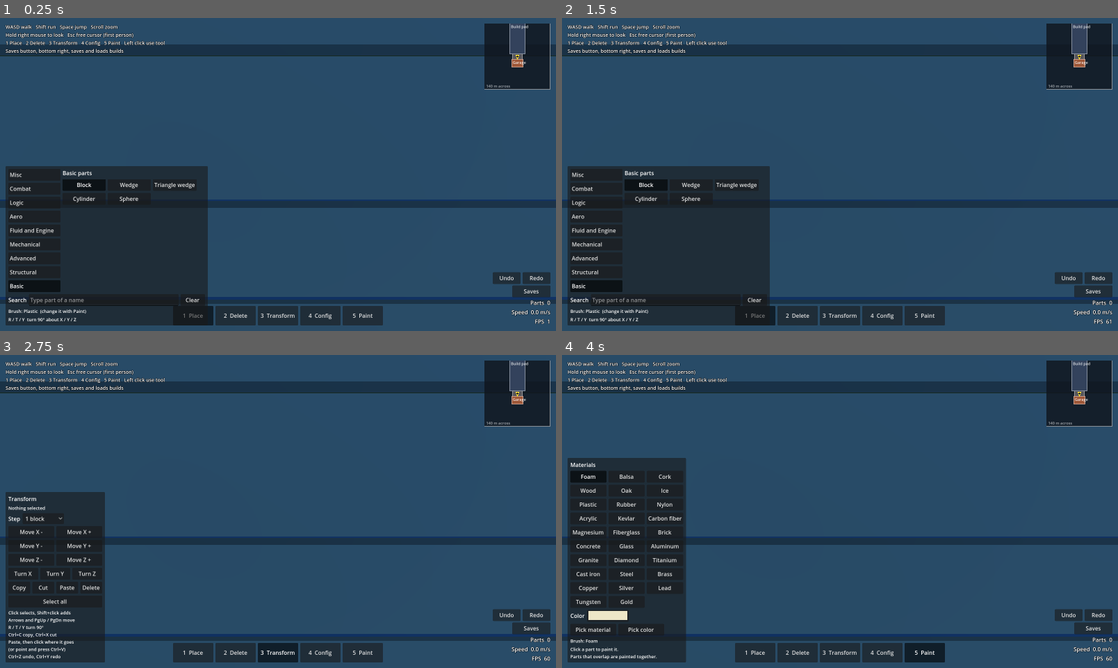
Above: before the commit, frames 1-4 (two rows, left to right).
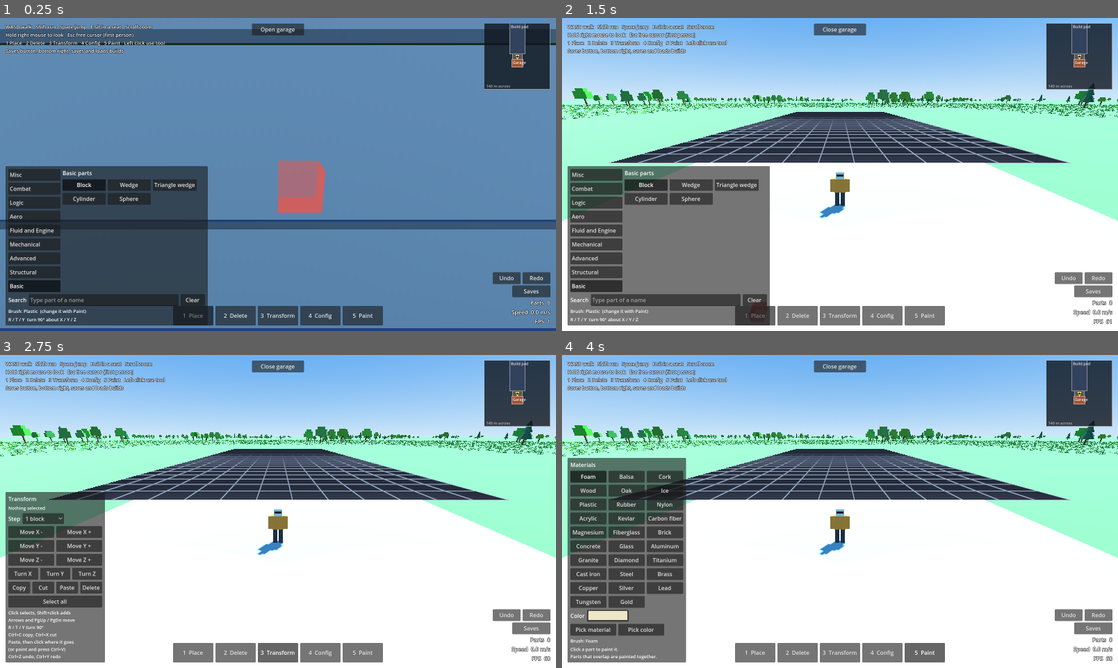
Above: after the commit, the same moments.

Repository: kinglinklink/Ideal-world
Game: Godot game, scene res://scenes/main.tscn
The game is run twice, just before and just after one commit, with the same random seed, the same clock (stepped at 60 frames per second) and the same inputs.
Inputs (mouse positions are in pixels of both pictures, inside the frame that each line leads up to):
- Up to frame 1 (0.25 s): no input
- Up to frame 2 (1.5 s): click (840, 30) at 0.5 s, where only the run after the commit has a clickable "Open garage"; click "1 Place" at 1.25 s
- Up to frame 3 (2.75 s): click "3 Transform" at 2 s
- Up to frame 4 (4 s): click "5 Paint" at 2.75 s; click "Foam" at 3.5 s

The runs differ from the first frame. In frame 1, 83% of the frame differs, in the area x 0-100%, y 0-100%; in frame 2, 97%; in frame 3, 97%; in frame 4, 96%.

Commit message:
Add sitting in seats and a button that opens the garage
- Seats: press E near a seat to sit in it; Space or E stands up again.
  The character sits on the cushion facing the way the seat faces, stays
  on the seat if it is moved, and stands up on top of the seat or beside
  it, wherever there is room. A prompt above the tool bar says when a
  seat is in reach.
- Garage: now a hollow building with walls, a roof, a floor and two
  lamps. The Open garage button at the top of the screen removes the
  door and its collision, and puts them back. No animation yet.

Co-Authored-By: Claude Fable 5.2 <noreply@anthropic.com>
Claude-Session: https://claude.ai/code/session_01FW2uxxz5D9zjM2SWGtZ9h4

Diff:
--- a/scripts/build_controller.gd
+++ b/scripts/build_controller.gd
@@ -14,6 +14,7 @@
 const BuildGrid = preload("res://scripts/build_grid.gd")
 const PartSettings = preload("res://scripts/part_settings.gd")
 const PartPorts = preload("res://scripts/part_ports.gd")
+const Player = preload("res://scripts/player.gd")
 
 enum Tool { PLACE, DELETE, TRANSFORM, CONFIG, PAINT }
 
@@ -21,6 +22,8 @@
 const REACH := 400.0         # metres the tools can reach from the camera
 const AIM_EVERY_TICKS := 4   # the aim ray runs at 60 Hz, a quarter of the physics rate
 const PASTE_PREVIEW_LIMIT := 200   # most parts drawn in the paste preview
+const SEAT_REACH := 2.5        # metres from the character to a seat it can sit in
+const SEAT_EVERY_TICKS := 16   # the search for a seat within reach runs at 15 Hz
 
 const PREVIEW_OK := Color(0.35, 0.75, 1.0, 0.45)
 const PREVIEW_BLOCKED := Color(1.0, 0.25, 0.2, 0.45)
@@ -45,9 +48,12 @@
 var paste_armed := false       # the next click in the Transform tool pastes the clipboard
 var link_input: String = ""    # Config: the input waiting for the user to click a source part
 var link_source_uid := 0       # Config: the source part clicked, waiting for an output choice
+var seat_uid := 0              # the seat the character is sitting in, 0 for none
+var near_seat_uid := 0         # the nearest seat within reach, 0 for none
 
 var _clipboard: Array = []     # records whose "pos" is relative to an anchor cell centre
 var _tick := 0
+var _seat_request := false     # E was pressed; acted on in the next physics tick
 var _hit_uid := 0              # part under the cursor, 0 for none
 var _has_target := false       # the cursor is on some surface
 var _target_cell := Vector3i.ZERO
@@ -166,6 +172,13 @@
 		link_input = ""
 		link_source_uid = 0
 		selection_changed.emit()
+	if seat_uid != 0:
+		if grid.has_part(seat_uid):
+			# The seat may have been moved, turned or resized: stay on it.
+			var place: Array = _seat_place(grid.get_part(seat_uid))
+			player.hold_seat(place[0], place[1])
+		else:
+			_leave_seat()
 	_refresh_markers()
 
 
@@ -222,6 +235,8 @@
 		_on_rotate_key(Vector3(0.0, 1.0, 0.0))
 	elif code == KEY_Y:
 		_on_rotate_key(Vector3(0.0, 0.0, 1.0))
+	elif code == KEY_E:
+		_seat_request = true
 	elif current_tool == Tool.TRANSFORM:
 		if code == KEY_DELETE or code == KEY_BACKSPACE:
 			delete_selection()
@@ -667,10 +682,111 @@
 	return _apply(updates)
 
 
+# --- Seats -------------------------------------------------------------------
+
+## The line the interface shows about sitting, or "" for nothing to say.
+func seat_prompt() -> String:
+	if seat_uid != 0:
+		return "Space to stand up"
+	if near_seat_uid != 0:
+		return "E to sit"
+	return ""
+
+
+## Sits down and stands up when asked, and keeps track of the seat in reach.
+func _update_seat() -> void:
+	if grid == null or player == null:
+		return
+	if seat_uid != 0:
+		var typing: bool = get_viewport().gui_get_focus_owner() != null
+		if _seat_request or (Input.is_physical_key_pressed(KEY_SPACE) and not typing):
+			_leave_seat()
+		_seat_request = false
+		return
+	if _seat_request or _tick % SEAT_EVERY_TICKS == 0:
+		var chest: Vector3 = player.global_position + Vector3(0.0, Player.BODY_HEIGHT * 0.5, 0.0)
+		var local_chest: Vector3 = grid.global_transform.affine_inverse() * chest
+		near_seat_uid = grid.nearest_of_type("seat", local_chest, SEAT_REACH)
+	if _seat_request:
+		_seat_request = false
+		if near_seat_uid == 0:
+			_say("There is no seat within reach.")
+			return
+		var place: Array = _seat_place(grid.get_part(near_seat_uid))
+		seat_uid = near_seat_uid
+		near_seat_uid = 0
+		player.sit(place[0], place[1])
+
+
+## Where a seat puts its sitter: [the world point on top of the cushion,
+## the heading the seat faces]. A seat faces along its own -Z.
+func _seat_place(record: Dictionary) -> Array:
+	var rot: Basis = record["rot"]
+	var size_units: Vector3i = record["size"]
+	var size_m: Vector3 = Units.to_metres(size_units)
+	var centre: Vector3 = Vector3(record["pos"] as Vector3i) * Units.UNIT
+	# These match the seat model: the cushion top is 0.15 of the height below
+	# the middle, and the cushion sits a little forward of the backrest.
+	var cushion: Vector3 = centre + rot * Vector3(0.0, -0.15 * size_m.y, 0.05 * size_m.z)
+	var to_world: Transform3D = grid.global_transform
+	var forward: Vector3 = to_world.basis * (rot * Vector3(0.0, 0.0, -1.0))
+	var heading: float = player.get_heading()   # kept if the seat faces straight up or down
+	if Vector2(forward.x, forward.z).length() > 0.5:
+		heading = atan2(-forward.x, -forward.z)
+	return [to_world * cushion, heading]
+
+
+func _leave_seat() -> void:
+	# If the seat is gone, simply stand where the character was sitting.
+	var exit_point: Vector3 = player.global_position + Vector3(0.0, Player.HIP_HEIGHT, 0.0)
+	if grid.has_part(seat_uid):
+		exit_point = _seat_exit(grid.get_part(seat_uid))
+	seat_uid = 0
+	player.stand_up(exit_point)
+
+
+## Where the character's feet go on standing up: on top of the seat if there
+## is head room, otherwise beside it, trying the front first.
+func _seat_exit(record: Dictionary) -> Vector3:
+	var bounds: AABB = BuildGrid.bounds_of(record)
+	var centre: Vector3 = bounds.get_center()
+	var half: Vector3 = bounds.size * 0.5
+	var forward: Vector3 = (record["rot"] as Basis) * Vector3(0.0, 0.0, -1.0)
+	if absf(forward.y) > 0.5:
+		forward = Vector3(0.0, 0.0, -1.0)
+	var right: Vector3 = forward.cross(Vector3.UP)
+	var top: Vector3 = centre + Vector3(0.0, half.y, 0.0)
+	var spots: Array = [top]
+	for direction in [forward, right, -right, -forward]:
+		var way: Vector3 = direction
+		var clearance: float = absf(way.x) * half.x + absf(way.z) * half.z + Player.BODY_RADIUS + 0.05
+		spots.append(centre + way * clearance - Vector3(0.0, half.y, 0.0))
+	var to_world: Transform3D = grid.global_transform
+	for spot in spots:
+		var local_spot: Vector3 = spot
+		var feet: Vector3 = to_world * local_spot
+		if _has_standing_room(feet):
+			return feet
+	return to_world * top
+
+
+## True if the character's body fits with its feet at the given world point.
+func _has_standing_room(feet: Vector3) -> bool:
+	var body := CylinderShape3D.new()
+	body.radius = Player.BODY_RADIUS * 0.95
+	body.height = Player.BODY_HEIGHT - 0.06
+	var query := PhysicsShapeQueryParameters3D.new()
+	query.shape = body
+	query.transform = Transform3D(Basis.IDENTITY, feet + Vector3(0.0, Player.BODY_HEIGHT * 0.5 + 0.03, 0.0))
+	query.exclude = [player.get_rid()]
+	return get_world_3d().direct_space_state.intersect_shape(query, 1).is_empty()
+
+
 # --- Aiming and markers ------------------------------------------------------
 
 func _physics_process(_delta: float) -> void:
 	_tick += 1
+	_update_seat()
 	if _tick % AIM_EVERY_TICKS != 0:
 		return
 	_update_target()
--- a/scripts/build_grid.gd
+++ b/scripts/build_grid.gd
@@ -106,6 +106,22 @@
 
 func get_node_for(uid: int) -> Node3D:
 	return _nodes.get(uid, null)
+
+
+## The nearest part of one kind whose centre lies within `reach` metres of a
+## point given in this node's local space. Returns its uid, or 0 for none.
+func nearest_of_type(type: String, local_point: Vector3, reach: float) -> int:
+	var best := 0
+	var best_distance := reach
+	for uid in _parts:
+		var record: Dictionary = _parts[uid]
+		if record["type"] != type:
+			continue
+		var distance := bounds_of(record).get_center().distance_to(local_point)
+		if distance < best_distance:
+			best = uid
+			best_distance = distance
+	return best
 
 
 ## Every link that reads from the given part, as [consumer uid, input id, output id].
--- a/scripts/hud.gd
+++ b/scripts/hud.gd
@@ -15,6 +15,8 @@
 const SNAP_STOPS := [1.0, 0.5, 0.25, 0.1, 0.05, 0.025, 0.01, 0.005]   # in cells
 const AXIS_NAMES := ["X", "Y", "Z"]
 const MESSAGE_SECONDS := 3.5
+
+signal garage_button_pressed
 
 var controller: Node = null          # build_controller.gd
 var grid: Node = null                # build_grid.gd
@@ -62,6 +64,8 @@
 var _signals_scroll: ScrollContainer
 var _signals_box: VBoxContainer
 var _minimap: Control
+var _garage_button: Button
+var _seat_label: Label
 
 
 func setup(p_controller: Node, p_grid: Node, p_player: CharacterBody3D) -> void:
@@ -84,6 +88,12 @@
 	_minimap.features = features
 
 
+## Tells the interface whether the garage door is open, so the button at the
+## top of the screen offers the opposite.
+func set_garage_open(open: bool) -> void:
+	_garage_button.text = "Close garage" if open else "Open garage"
+
+
 ## Where the trees stand, as (x, z) points, for the mini map to dot in.
 func set_map_trees(spots: PackedVector2Array) -> void:
 	_minimap.tree_spots = spots
@@ -148,7 +158,7 @@
 
 	# Help text, top left.
 	var help := _outlined(_label(
-			"WASD walk   Shift run   Space jump   Scroll zoom\n"
+			"WASD walk   Shift run   Space jump   E sit in a seat   Scroll zoom\n"
 			+ "Hold right mouse to look   Esc free cursor (first person)\n"
 			+ "1 Place   2 Delete   3 Transform   4 Config   5 Paint   Left click use tool\n"
 			+ "Saves button, bottom right, saves and loads builds", 14))
@@ -156,12 +166,20 @@
 	help.size_flags_vertical = Control.SIZE_SHRINK_BEGIN
 	root.add_child(help)
 
-	# Messages from the tools, top centre.
+	# Top centre: the garage button, with messages from the tools under it.
+	var top := _column()
+	top.size_flags_horizontal = Control.SIZE_SHRINK_CENTER
+	top.size_flags_vertical = Control.SIZE_SHRINK_BEGIN
+	top.mouse_filter = Control.MOUSE_FILTER_IGNORE
+	root.add_child(top)
+	_garage_button = _button("Open garage", 150.0)
+	_garage_button.size_flags_horizontal = Control.SIZE_SHRINK_CENTER
+	_garage_button.pressed.connect(_on_garage_button)
+	top.add_child(_garage_button)
 	_message_label = _outlined(_label("", 18))
-	_message_label.size_flags_horizontal = Control.SIZE_SHRINK_CENTER
-	_message_label.size_flags_vertical = Control.SIZE_SHRINK_BEGIN
+	_message_label.horizontal_alignment = HORIZONTAL_ALIGNMENT_CENTER
 	_message_label.add_theme_color_override("font_color", Color(1.0, 0.85, 0.4))
-	root.add_child(_message_label)
+	top.add_child(_message_label)
 
 	# Crosshair, screen centre, shown while the mouse is captured.
 	_crosshair = _label("+", 22)
@@ -169,12 +187,19 @@
 	_crosshair.size_flags_vertical = Control.SIZE_SHRINK_CENTER
 	root.add_child(_crosshair)
 
-	# Tool bar, bottom centre.
+	# Bottom centre: the tool bar, with a line above it for the seat prompt.
+	var bottom := _column()
+	bottom.size_flags_horizontal = Control.SIZE_SHRINK_CENTER
+	bottom.size_flags_vertical = Control.SIZE_SHRINK_END
+	bottom.mouse_filter = Control.MOUSE_FILTER_IGNORE
+	root.add_child(bottom)
+	_seat_label = _outlined(_label("", 18))
+	_seat_label.horizontal_alignment = HORIZONTAL_ALIGNMENT_CENTER
+	bottom.add_child(_seat_label)
 	var toolbar := _row()
 	toolbar.size_flags_horizontal = Control.SIZE_SHRINK_CENTER
-	toolbar.size_flags_vertical = Control.SIZE_SHRINK_END
 	toolbar.mouse_filter = Control.MOUSE_FILTER_IGNORE
-	root.add_child(toolbar)
+	bottom.add_child(toolbar)
 	var tool_names: Array = BuildController.TOOL_NAMES
 	for index in tool_names.size():
 		var tool_button := _button("%d  %s" % [index + 1, tool_names[index]], 116.0, true)
@@ -937,6 +962,7 @@
 	_fps_label.text = "FPS  %d" % int(Engine.get_frames_per_second())
 	_speed_label.text = "Speed  %.1f m/s" % player.velocity.length()
 	_crosshair.visible = Input.mouse_mode == Input.MOUSE_MODE_CAPTURED
+	_seat_label.text = controller.seat_prompt()
 	if _message_time > 0.0:
 		_message_time -= delta
 		if _message_time <= 0.0:
@@ -1025,6 +1051,10 @@
 	var accepted: bool = controller.set_config_size(axis, value)
 	if not accepted:
 		_refresh()   # put the old number back
+
+
+func _on_garage_button() -> void:
+	garage_button_pressed.emit()
 
 
 func _on_message(text: String) -> void:
--- a/scripts/main.gd
+++ b/scripts/main.gd
@@ -18,10 +18,16 @@
 const GARAGE_SIZE := Vector3(24.0, 7.0, 16.0)   # width, height, depth in metres
 const GARAGE_GAP := 12.0                        # from the garage door to the pad
 const DOOR_SIZE := Vector2(16.0, 5.5)           # width, height in metres
+const WALL_THICKNESS := 0.4
 
 # Plants keep clear of the pad and garage by these distances, in metres.
 const GRASS_MARGIN := 45.0
 const TREE_MARGIN := 80.0
+
+var _garage_door: StaticBody3D
+var _garage_door_collider: CollisionShape3D
+var _garage_open := false
+var _hud: CanvasLayer
 
 
 func _ready() -> void:
@@ -63,6 +69,8 @@
 	hud.setup(controller, grid, player)
 	hud.set_map_features(map_features)
 	hud.set_map_trees(scenery.tree_spots)
+	_hud = hud
+	hud.connect("garage_button_pressed", _on_garage_button)
 
 
 func _make_sky_and_sun() -> void:
@@ -134,10 +142,26 @@
 	parent.add_child(mesh_instance)
 
 
-## The garage: a closed building with a large sectional door facing the pad,
+## A wall section: something to see and something to walk into.
+func _wall(body: StaticBody3D, size: Vector3, at: Vector3, color: Color) -> CollisionShape3D:
+	_solid(body, size, at, color)
+	var shape := BoxShape3D.new()
+	shape.size = size
+	var collider := CollisionShape3D.new()
+	collider.shape = shape
+	collider.position = at
+	body.add_child(collider)
+	return collider
+
+
+## The garage: a hollow building with a large sectional door facing the pad,
 ## and a concrete apron between the two. Returns its footprints for the map.
 func _make_garage(pad_size: Vector3) -> Array:
-	var half_depth := GARAGE_SIZE.z * 0.5
+	var width := GARAGE_SIZE.x
+	var height := GARAGE_SIZE.y
+	var depth := GARAGE_SIZE.z
+	var half_depth := depth * 0.5
+	var thick := WALL_THICKNESS
 	var centre := Vector3(pad_size.x * 0.5, 0.0, -GARAGE_GAP - half_depth)
 
 	var garage := StaticBody3D.new()
@@ -145,33 +169,54 @@
 	garage.position = centre
 	add_child(garage)
 
-	# One solid box to walk into. The garage stays shut for now.
-	var shape := BoxShape3D.new()
-	shape.size = GARAGE_SIZE
-	var collider := CollisionShape3D.new()
-	collider.shape = shape
-	collider.position = Vector3(0.0, GARAGE_SIZE.y * 0.5, 0.0)
-	garage.add_child(collider)
-
 	var wall := Color(0.74, 0.78, 0.84)
 	var roof := Color(0.86, 0.42, 0.24)
 	var trim := Color(0.94, 0.95, 0.97)
-	var door := Color(0.32, 0.36, 0.42)
+	var door_color := Color(0.32, 0.36, 0.42)
 	var seam := Color(0.20, 0.23, 0.28)
-
-	_solid(garage, GARAGE_SIZE, Vector3(0.0, GARAGE_SIZE.y * 0.5, 0.0), wall)
-	_solid(garage, Vector3(GARAGE_SIZE.x + 1.0, 0.5, GARAGE_SIZE.z + 1.0),
-			Vector3(0.0, GARAGE_SIZE.y + 0.25, 0.0), roof)
-
-	# The door, on the wall that faces the pad (+Z).
-	var front := half_depth
-	_solid(garage, Vector3(DOOR_SIZE.x, DOOR_SIZE.y, 0.2), Vector3(0.0, DOOR_SIZE.y * 0.5, front + 0.1), door)
+	var front := half_depth - thick * 0.5   # the middle of the front wall, in Z
+
+	# Back and side walls, and the roof.
+	_wall(garage, Vector3(width, height, thick), Vector3(0.0, height * 0.5, -half_depth + thick * 0.5), wall)
+	_wall(garage, Vector3(thick, height, depth), Vector3(-width * 0.5 + thick * 0.5, height * 0.5, 0.0), wall)
+	_wall(garage, Vector3(thick, height, depth), Vector3(width * 0.5 - thick * 0.5, height * 0.5, 0.0), wall)
+	_wall(garage, Vector3(width + 1.0, 0.5, depth + 1.0), Vector3(0.0, height + 0.25, 0.0), roof)
+
+	# The front wall, built around the door opening.
+	var side_width := (width - DOOR_SIZE.x) * 0.5
+	var above_door := height - DOOR_SIZE.y
+	_wall(garage, Vector3(side_width, height, thick),
+			Vector3(-width * 0.5 + side_width * 0.5, height * 0.5, front), wall)
+	_wall(garage, Vector3(side_width, height, thick),
+			Vector3(width * 0.5 - side_width * 0.5, height * 0.5, front), wall)
+	_wall(garage, Vector3(DOOR_SIZE.x, above_door, thick),
+			Vector3(0.0, DOOR_SIZE.y + above_door * 0.5, front), wall)
+
+	# White trim round the opening, on the outside.
+	_solid(garage, Vector3(DOOR_SIZE.x + 0.8, 0.4, 0.3), Vector3(0.0, DOOR_SIZE.y + 0.2, half_depth + 0.05), trim)
+	_solid(garage, Vector3(0.4, DOOR_SIZE.y, 0.3), Vector3(-DOOR_SIZE.x * 0.5 - 0.2, DOOR_SIZE.y * 0.5, half_depth + 0.05), trim)
+	_solid(garage, Vector3(0.4, DOOR_SIZE.y, 0.3), Vector3(DOOR_SIZE.x * 0.5 + 0.2, DOOR_SIZE.y * 0.5, half_depth + 0.05), trim)
+
+	# A concrete floor and two lamps inside.
+	_solid(garage, Vector3(width - thick * 2.0, 0.02, depth - thick * 2.0), Vector3(0.0, 0.011, 0.0), Color(0.58, 0.58, 0.60))
+	for lamp_side in [-1.0, 1.0]:
+		var side: float = lamp_side
+		var lamp := OmniLight3D.new()
+		lamp.position = Vector3(side * width * 0.25, height - 1.0, 0.0)
+		lamp.omni_range = 16.0
+		lamp.light_energy = 1.5
+		lamp.shadow_enabled = true   # so the walls keep the light indoors
+		garage.add_child(lamp)
+
+	# The door is its own body, so it can be taken away and put back.
+	_garage_door = StaticBody3D.new()
+	_garage_door.name = "GarageDoor"
+	garage.add_child(_garage_door)
+	_garage_door_collider = _wall(_garage_door, Vector3(DOOR_SIZE.x, DOOR_SIZE.y, 0.2),
+			Vector3(0.0, DOOR_SIZE.y * 0.5, front), door_color)
 	for panel in range(1, 5):
 		var seam_height := DOOR_SIZE.y * float(panel) / 5.0
-		_solid(garage, Vector3(DOOR_SIZE.x, 0.06, 0.26), Vector3(0.0, seam_height, front + 0.1), seam)
-	_solid(garage, Vector3(DOOR_SIZE.x + 0.8, 0.4, 0.3), Vector3(0.0, DOOR_SIZE.y + 0.2, front + 0.15), trim)
-	_solid(garage, Vector3(0.4, DOOR_SIZE.y, 0.3), Vector3(-DOOR_SIZE.x * 0.5 - 0.2, DOOR_SIZE.y * 0.5, front + 0.15), trim)
-	_solid(garage, Vector3(0.4, DOOR_SIZE.y, 0.3), Vector3(DOOR_SIZE.x * 0.5 + 0.2, DOOR_SIZE.y * 0.5, front + 0.15), trim)
+		_solid(_garage_door, Vector3(DOOR_SIZE.x, 0.06, 0.26), Vector3(0.0, seam_height, front), seam)
 
 	# A concrete apron from the door to the pad. It is too thin to trip on.
 	var apron_width := DOOR_SIZE.x + 4.0
@@ -189,9 +234,18 @@
 
 	return [
 		[Rect2(centre.x - apron_width * 0.5, -GARAGE_GAP, apron_width, GARAGE_GAP), Color(0.34, 0.34, 0.36), ""],
-		[Rect2(centre.x - GARAGE_SIZE.x * 0.5, centre.z - half_depth, GARAGE_SIZE.x, GARAGE_SIZE.z),
+		[Rect2(centre.x - width * 0.5, centre.z - half_depth, width, depth),
 				Color(0.62, 0.34, 0.22), "Garage"],
 	]
+
+
+## Opens or closes the garage. There is no animation yet: the door simply
+## goes away and comes back, along with its collision.
+func _on_garage_button() -> void:
+	_garage_open = not _garage_open
+	_garage_door.visible = not _garage_open
+	_garage_door_collider.set_deferred("disabled", _garage_open)
+	_hud.set_garage_open(_garage_open)
 
 
 ## The visible grid on the build pad. Clicks land on the ground collider
--- a/scripts/player.gd
+++ b/scripts/player.gd
@@ -1,7 +1,8 @@
 extends CharacterBody3D
 ## The blocky player character and its camera.
 ##
-## Controls: WASD walk, Shift run, Space jump.
+## Controls: WASD walk, Shift run, Space jump. The build tools sit the
+## character in a seat (E) and stand it up again (Space or E).
 ## Scroll wheel zooms from first person out to a wide third-person view.
 ## In third person, hold the right mouse button to turn the camera.
 ## In first person the mouse always turns the camera; Esc frees the cursor.
@@ -20,18 +21,23 @@
 const PITCH_LIMIT := 1.5      # radians
 const BODY_RADIUS := 0.3 * BODY_SCALE
 const BODY_HEIGHT := 1.8 * BODY_SCALE
+const HIP_HEIGHT := 0.75 * BODY_SCALE    # from the feet up to the hip joint
+const THIGH_HALF := 0.11 * BODY_SCALE    # half the thickness of a leg
 
 var yaw := 0.0
 var pitch := -0.35
 var zoom := 8.0               # 0 means first person
 var cursor_free := false      # Esc toggles this in first person
+var seated := false           # sitting in a seat: no walking until it stands up
 
 var _turning := false         # right mouse button held
+var _jump_locked := false     # Space was used to stand up; no jump until it is released
 var _step_offset := 0.0       # smooths the view after stepping up a ledge
 var _step_height := 0.55      # tallest ledge the character walks straight up, in metres
 var _pivot: Node3D
 var _camera: Camera3D
 var _model: Node3D
+var _collider: CollisionShape3D
 var _leg_left: Node3D         # each limb hangs from a pivot at its hip or shoulder
 var _leg_right: Node3D
 var _arm_left: Node3D
@@ -53,6 +59,7 @@
 	collider.shape = cylinder
 	collider.position = Vector3(0.0, BODY_HEIGHT * 0.5, 0.0)
 	add_child(collider)
+	_collider = collider
 
 	_model = _build_model()
 	_model.scale = Vector3(BODY_SCALE, BODY_SCALE, BODY_SCALE)
@@ -81,6 +88,34 @@
 ## The direction the character's body faces, as a turn about Y in radians.
 func get_heading() -> float:
 	return _model.rotation.y
+
+
+## Sits the character down. `cushion` is the world point on top of the seat
+## cushion, and `heading` is the way the seat faces, as a turn about Y.
+func sit(cushion: Vector3, heading: float) -> void:
+	seated = true
+	velocity = Vector3.ZERO
+	_step_offset = 0.0
+	_collider.set_deferred("disabled", true)   # the seat is solid; the sitter is not
+	hold_seat(cushion, heading)
+
+
+## Keeps a seated character on its seat, wherever the seat is.
+func hold_seat(cushion: Vector3, heading: float) -> void:
+	# The feet are the character's origin; the hips rest on the cushion.
+	global_position = cushion - Vector3(0.0, HIP_HEIGHT - THIGH_HALF, 0.0)
+	_model.rotation.y = heading
+
+
+## Gets up. `exit_point` is where the feet go, in world space.
+func stand_up(exit_point: Vector3) -> void:
+	if not seated:
+		return
+	seated = false
+	_collider.set_deferred("disabled", false)
+	global_position = exit_point
+	velocity = Vector3.ZERO
+	_jump_locked = true   # the Space press that stood us up is not also a jump
 
 
 ## The camera's orientation: -Z is where it looks, +X is to its right.
@@ -135,6 +170,13 @@
 
 
 func _physics_process(delta: float) -> void:
+	if seated:
+		# No walking while seated. The build tools hold the character on its seat.
+		velocity = Vector3.ZERO
+		return
+	if _jump_locked and not Input.is_physical_key_pressed(KEY_SPACE):
+		_jump_locked = false
+
 	var input := Vector2.ZERO
 	if Input.is_physical_key_pressed(KEY_W):
 		input.y -= 1.0
@@ -163,7 +205,7 @@
 	if grounded:
 		velocity.x = direction.x * speed
 		velocity.z = direction.z * speed
-		if Input.is_physical_key_pressed(KEY_SPACE) and not typing:
+		if Input.is_physical_key_pressed(KEY_SPACE) and not typing and not _jump_locked:
 			velocity.y = JUMP_SPEED
 			grounded = false
 	else:
@@ -229,6 +271,15 @@
 ## Swings the legs and arms in time with the distance covered, so the feet
 ## keep pace at any speed, and holds a spread pose in the air.
 func _animate(delta: float) -> float:
+	if seated:
+		# Thighs forward and level, hands resting forward.
+		_leg_left.rotation.x = 1.45
+		_leg_right.rotation.x = 1.45
+		_arm_left.rotation.x = 0.5
+		_arm_right.rotation.x = 0.5
+		_walk_blend = 0.0
+		_air_blend = 0.0
+		return 0.0
 	var ground_speed := Vector2(velocity.x, velocity.z).length()
 	var grounded := is_on_floor()
 	var walking := grounded and ground_speed > 0.2
